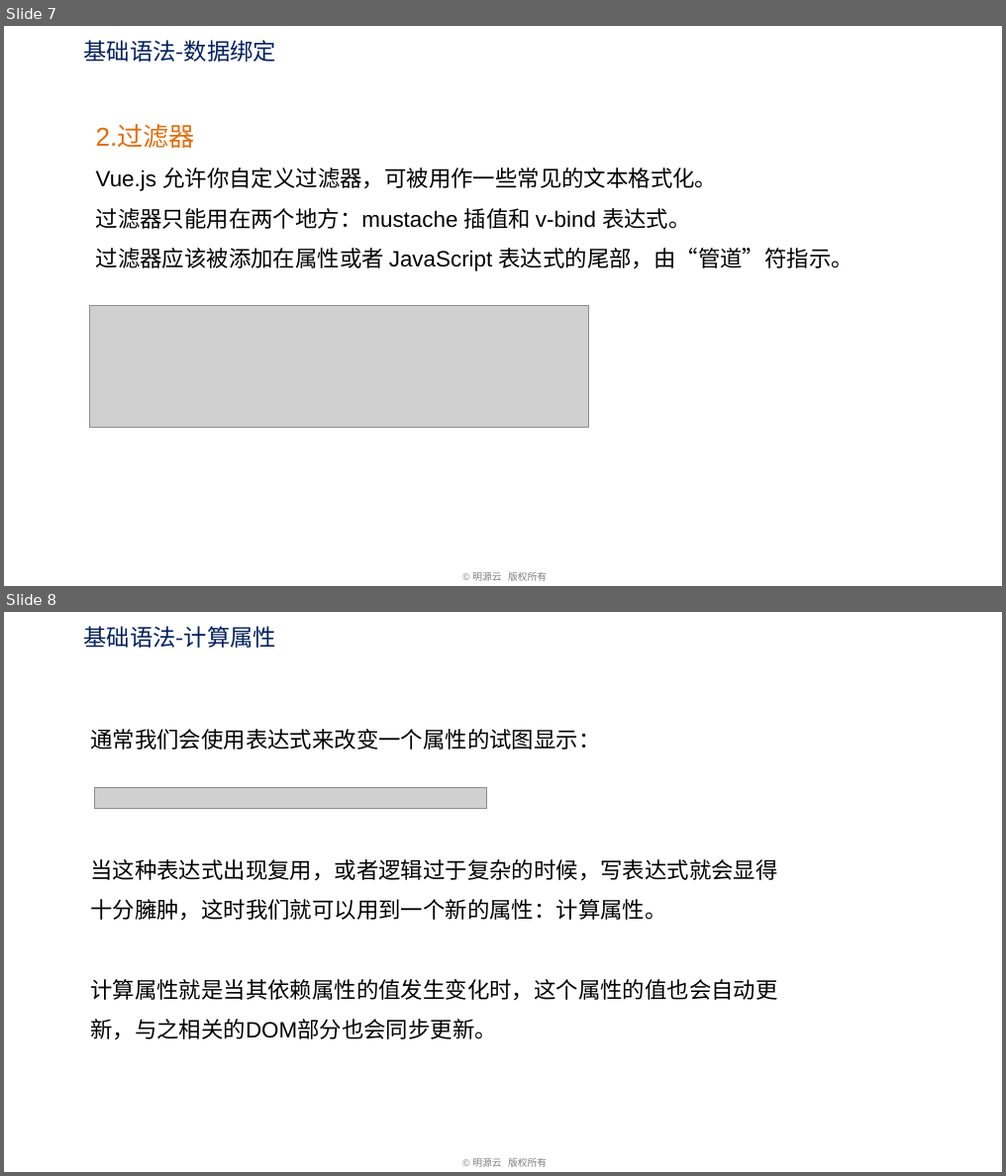
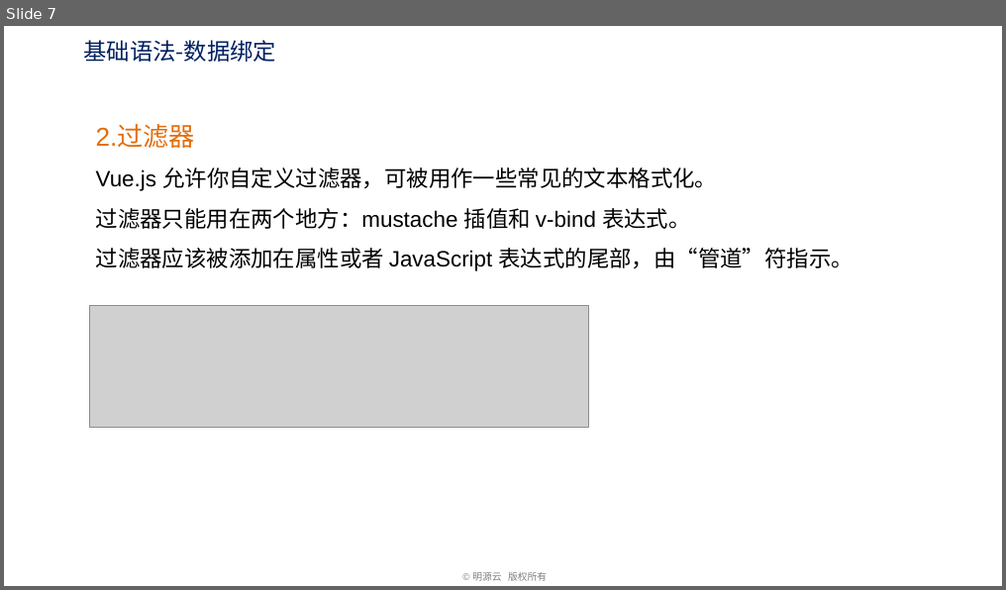
Before and after one commit to freelife1191/front_sample, a slide deck: learn/vue-how-to-learn/lesson/1.vue 기초/VUE 기본 사항.pptx. Shown one above the other, each under a label of ours: slides 7 and 8 before the commit, slide 7 after it. The pictures are 1006x1176 and 1006x590 pixels, drawn with LibreOffice and Linux fonts; fonts in the diff are those of the drawing; grey boxes stand for pictures; background and template pictures are left out. Boxes give left, top, right and bottom in pixels: in the first picture for what was removed or moved away, otherwise in the second. Text is boxed around its words. In the diff, an @@ line names an element or a change of style, - is before the commit and + after.

```diff
--- a/learn/vue-how-to-learn/lesson/1.vue 기초/VUE 기본 사항.pptx
+++ b/learn/vue-how-to-learn/lesson/1.vue 기초/VUE 기본 사항.pptx
@@ slide 8 removed at bbox=[4, 612, 1002, 1172], background #FFFFFF; not listed: 1 template element that a slide beside it also shows @@
@@ text removed at bbox=[84, 626, 276, 648] @@
-基础语法-计算属性
@@ text removed at bbox=[90, 729, 600, 750] @@
-通常我们会使用表达式来改变一个属性的试图显示：
@@ picture removed at bbox=[94, 787, 487, 808] @@
@@ text removed at bbox=[90, 860, 777, 1041] @@
-当这种表达式出现复用，或者逻辑过于复杂的时候，写表达式就会显得十分臃肿，这时我们就可以用到一个新的属性：计算属性。
-计算属性就是当其依赖属性的值发生变化时，这个属性的值也会自动更新，与之相关的DOM部分也会同步更新。
```
Also in this commit, not shown: 1 slide changed, 10 slides added, 9 other slides removed, 2 other files.
